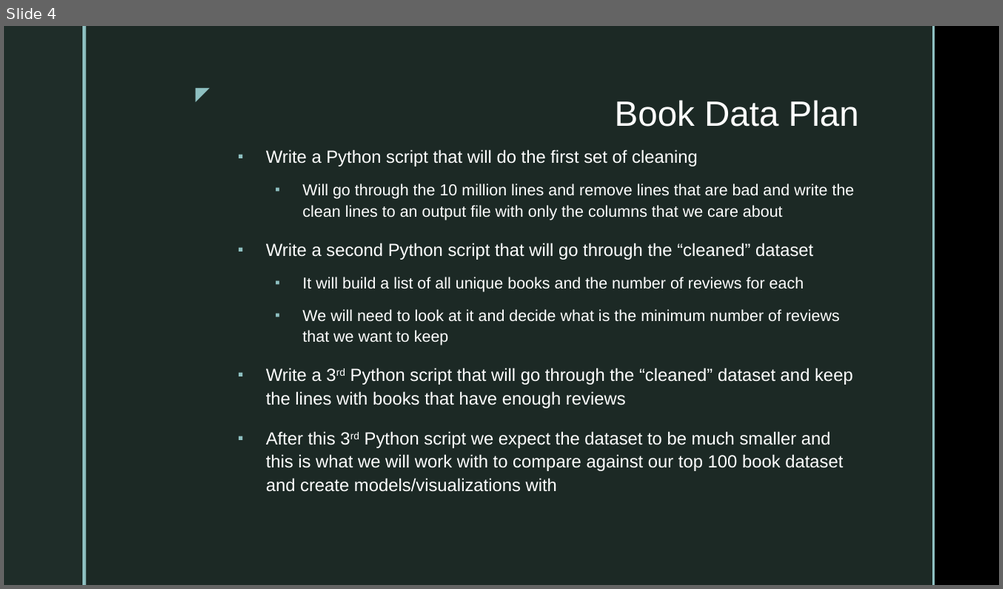
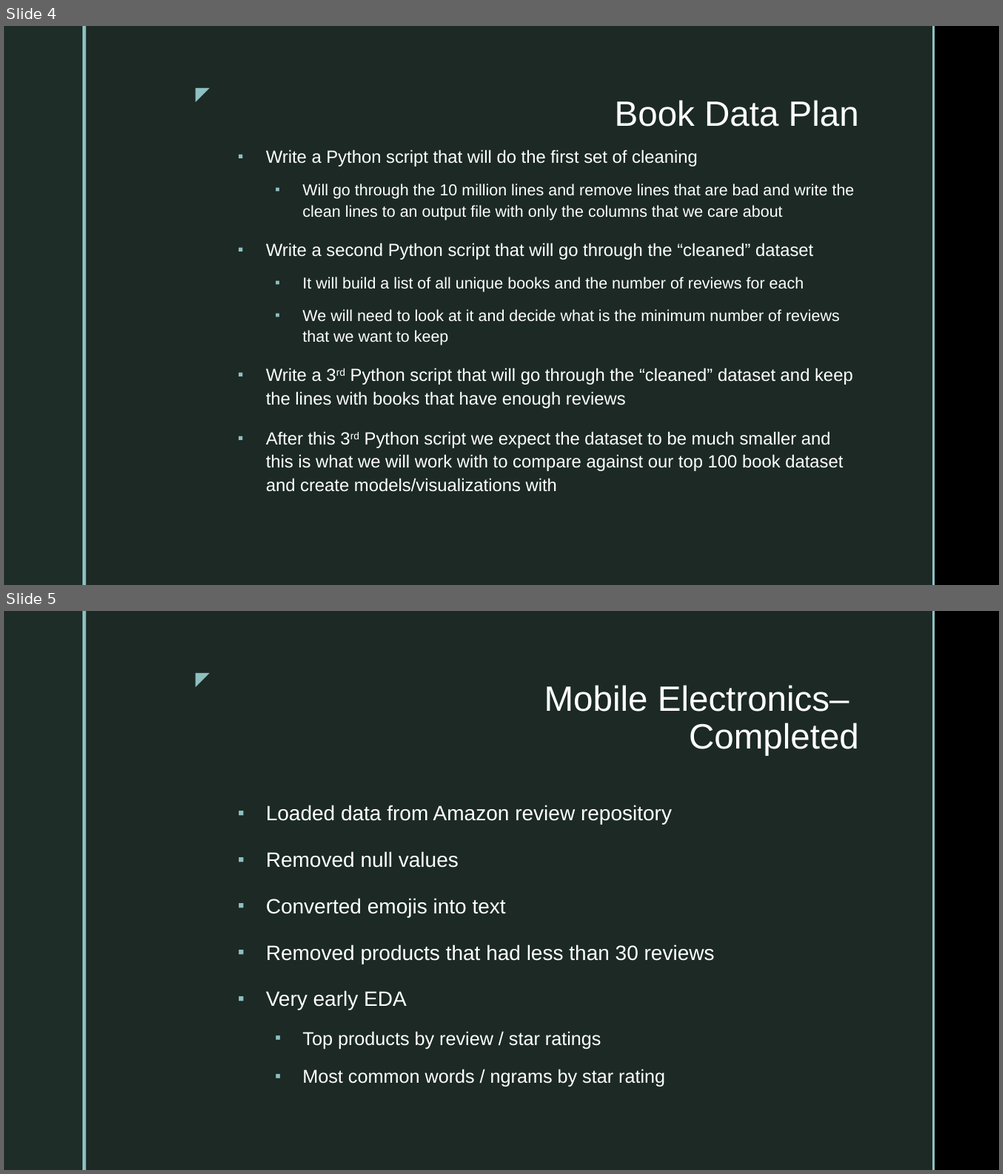
Before and after one commit to TKarlovitzDrexel/DSCI591_ACRSent, a slide deck: PitchPresentationACRSent.pptx. Shown one above the other, each under a label of ours: slide 4 before the commit, slides 4 and 5 after it. The pictures are 1003x589 and 1003x1174 pixels, drawn with LibreOffice and Linux fonts; fonts in the diff are those of the drawing; background and template pictures are left out. Boxes give left, top, right and bottom in pixels: in the first picture for what was removed or moved away, otherwise in the second. Text is boxed around its words. In the diff, an @@ line names an element or a change of style, - is before the commit and + after.

```diff
--- a/PitchPresentationACRSent.pptx
+++ b/PitchPresentationACRSent.pptx
@@ slide 5 added at (4,611,999,1170), background picture (left out); not listed: 5 template elements that a slide beside it also shows @@
@@ title added at (544,685,859,756), 34 pt, text #FFFFFF @@
+Mobile Electronics–
+Completed
@@ text added at (266,805,714,1088), 20 pt, text #FFFFFF @@
+▪ Loaded data from Amazon review repository
+▪ Removed null values
+▪ Converted emojis into text
+▪ Removed products that had less than 30 reviews
+▪ Very early EDA
+  ▪ Top products by review / star ratings
+  ▪ Most common words / ngrams by star rating
```
Also in this commit, not shown: 2 other slides added.
